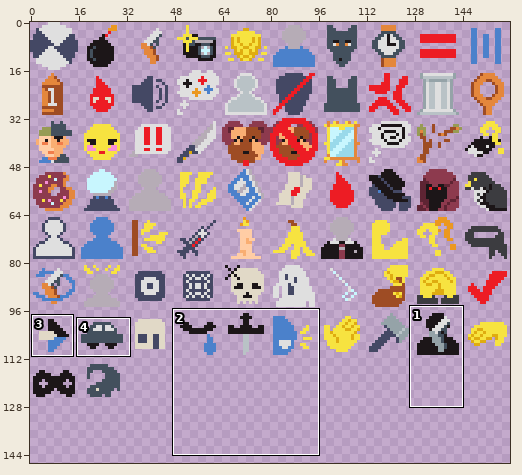
Edited in one commit: sprite sheet (react_main/public/images/modifiers.png). The first picture is a wide view before the edit; the outline marks the close-up.
Close-up. Earlier state:
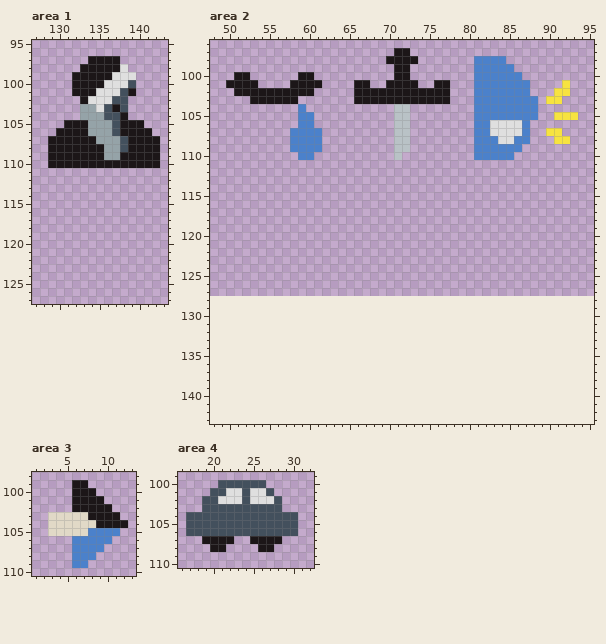
The file is 160x128 pixels. Shown: area 1: x 127..143, y 95..127; area 2: x 48..95, y 96..143; area 3: x 1..13, y 98..110; area 4: x 16..32, y 99..110. The old version is drawn lined up with the new one, on the new canvas. The wide view leaves out empty margins. The commit also changed other parts of the picture, which this record leaves out.
New version:
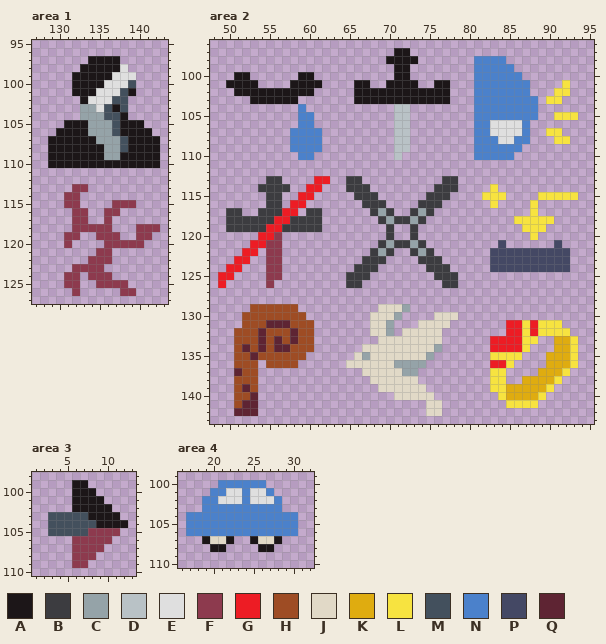
Palette (. is transparent): A #1c1618  B #3c3c40  C #95a3a8  D #b9c2c6  E #dfdfdf  F #8d3a4e  G #ed1c24  H #9e4c24  J #e1d9c7  K #dfac10  L #f7e340  M #43505d  N #4b81cb  P #444864  Q #5e2433
Changes in this commit:
canvas 160x128 -> 160x160
Changed rows in their new state; - is an unchanged pixel.
Area 1:
first column x 131:
113 -FF---------
114 FF----------
115 FF----FFF---
116 -FF--FF-----
117 -FF--F------
118 -FFFFF---FFF
119 FF--FFF--FF-
120 F----FFFFF--
121 ----FF------
122 ---FFF------
123 -FFFF-------
124 FF-FFF------
125 FF--FFFF----
126 -F-----FF---
Area 2:
first column x 49:
113 ------BB----GG--BB----------BB---------------
114 -----BBBB--GG---BBB--------BBB----L----------
115 ------BB--GG-----BBB------BBB----LLL----LLLLL
116 ------BB-GG-------BBB----BBB------L----L-----
117 -BB--BBBGG-BB------BCB--BCB------------L-----
118 -BBBBBBGGBBBB-------BCBBCB-----------LLLLL---
119 -BBBBBGGBBBBB--------B--B-------------LLL----
120 -----GGF-------------B--B--------------L-----
121 ----GGFF------------BCBBCB---------P------P--
122 ---GG-FF-----------BCB--BCB-------PPPPPPPPPP-
123 --GG--FF----------BBB----BBB------PPPPPPPPPP-
124 -GG---FF---------BBB------BBB-----PPPPPPPPPP-
125 GG----FF--------BBB--------BBB---------------
126 G-----F---------BB----------BB---------------
129 ----HHHHHH----------JJJC---------------------
130 ---HHHHHHHH--------JJJC----JJJ---------------
131 ---HHHQQQHHH-------JJC---JJJJ-------GGLGLLL--
132 --HHHQHHHQHH-------JJC-JJJJJ--------GGLGLLLL-
133 --HHHQHQHQHH--------JJJJJJJJ------GGGGLL--KKL
134 --HQHQHQQHHH------JJJJJJJJJC------GGGGL---KKL
135 --HHQHHHHHH------JCJJJJJJJC-------LLLL---KKKL
136 --HHH-HHHH------JJJJJJCCCC--------GGL----KKKL
137 --QHH-------------JJJJJCC---------LL----KKKL-
138 --HHH--------------JJJJJJ---------LL--KKKKL--
139 --HQH---------------JJJJJJ--------LLKKKKKL---
140 --HHQ-----------------JJJJJ--------LKKKKL----
141 --HQQ---------------------JJ--------LLLL-----
142 --QQQ---------------------JJ-----------------
Area 3:
first column x 3:
103 MMMMM----
104 MMMMMM---
105 MMMMMFFFF
106 ---FFFFF-
107 ---FFFF--
108 ---FFF---
109 ---FF----
Area 4:
first column x 17:
100 ----NNNNNN----
101 ---NN--N--N---
102 --NN---N---N--
103 --NNNNNNNNNN--
104 NNNNNNNNNNNNNN
105 NNNNNNNNNNNNNN
106 NNNNNNNNNNNNNN
107 ---JJ----JJ---
Pixel boxes of the changes (left, top, right, bottom) in both close-ups:
added: (64, 184, 160, 296)
added: (218, 176, 578, 416)
changed: (48, 512, 120, 568)
changed: (186, 480, 298, 544)
